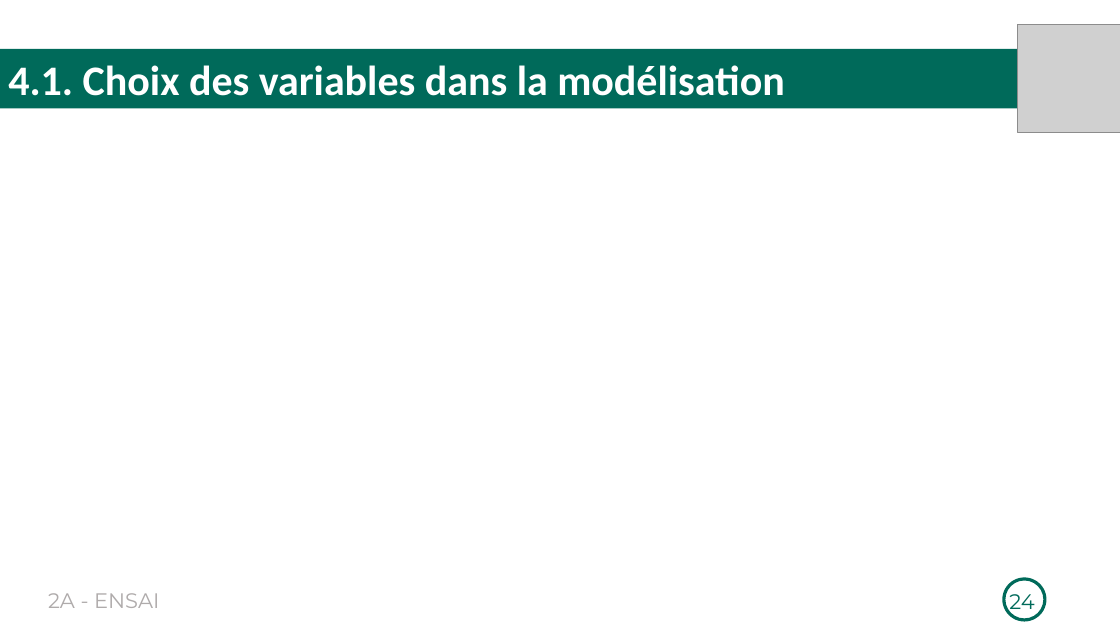
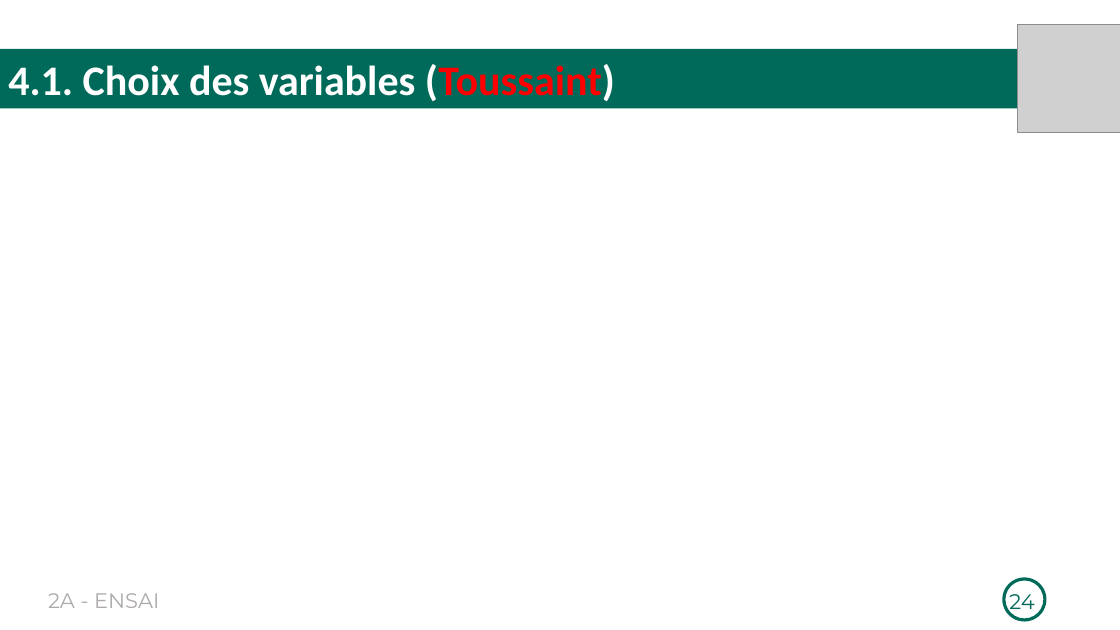
Before and after one commit to Richard-GOZAN/Projet-Stat-2A-Ensai, a slide deck: slide 24 of Présentation/Soutenance_Groupe25.pptx. Drawn at 1120x630 pixels with LibreOffice and Linux fonts; fonts in the diff are those of the drawing; grey boxes stand for pictures. Boxes give left, top, right and bottom in pixels: in the first picture for what was removed or moved away, otherwise in the second. Text is boxed around its words. In the diff, an @@ line names an element or a change of style, - is before the commit and + after.

```diff
--- a/Présentation/Soutenance_Groupe25.pptx
+++ b/Présentation/Soutenance_Groupe25.pptx
@@ text in rectangle at <box>8,64,615,101</box>: text changed @@
-4.1. Choix des variables dans la modélisation
+4.1. Choix des variables (Toussaint)
```
Also in this commit, not shown: 12 other slides changed, 3 slides added, 3 slides removed, 1 other file.
